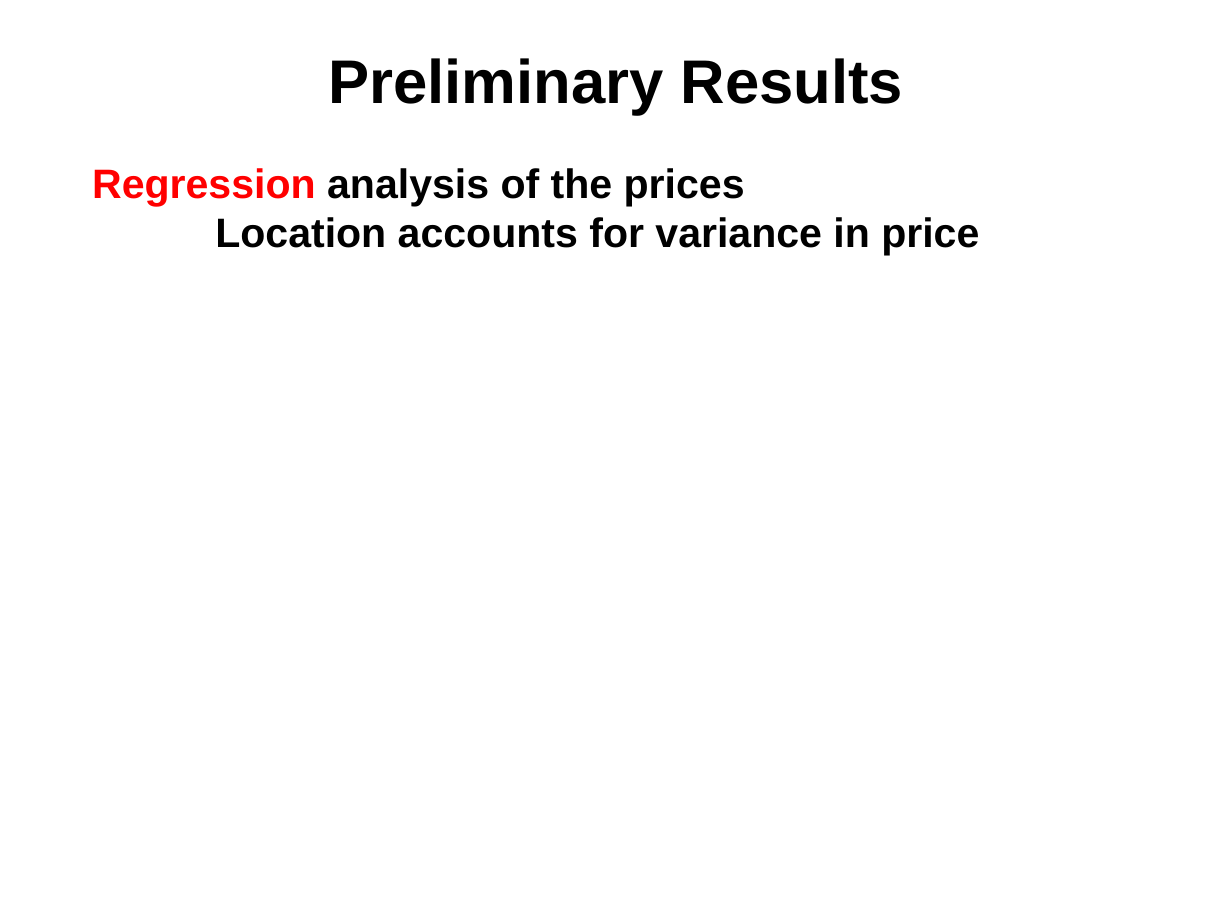
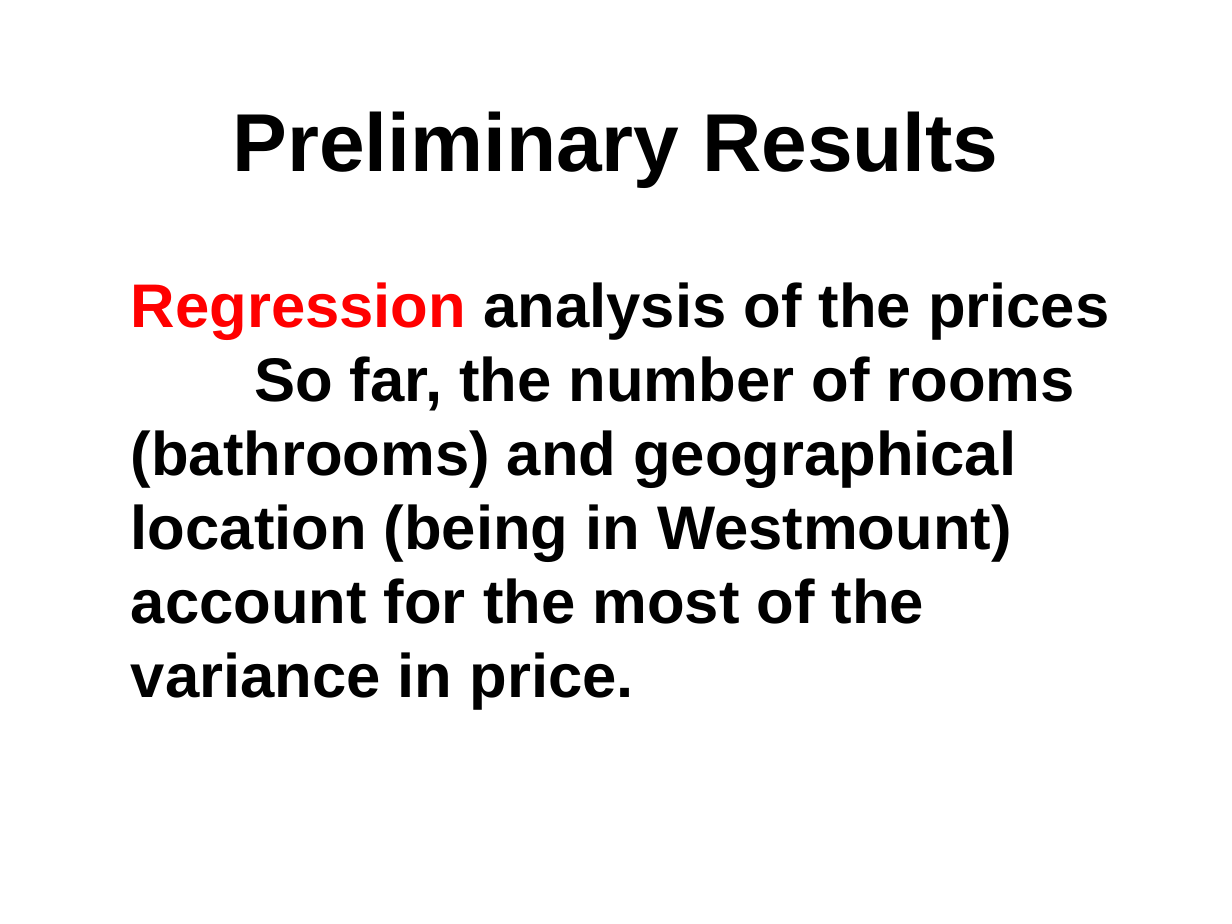
Before and after one commit to npow/centris, a slide deck: slide 6 of presentation/DaveNissanEmil2014MachineLearning.pptx (slide 5 before the commit). Drawn at 1232x924 pixels with LibreOffice and Linux fonts; fonts in the diff are those of the drawing. Boxes give left, top, right and bottom in pixels: in the first picture for what was removed or moved away, otherwise in the second. Text is boxed around its words. In the diff, an @@ line names an element or a change of style, - is before the commit and + after.

```diff
--- a/presentation/DaveNissanEmil2014MachineLearning.pptx
+++ b/presentation/DaveNissanEmil2014MachineLearning.pptx
@@ text "Preliminary Results": place and size @@
-text "Preliminary Results" at (328, 58, 903, 114)
+text "Preliminary Results" at (233, 111, 998, 187)
@@ text "Preliminary Results" at (233, 111, 998, 187): size 36 to 48 pt @@
@@ text "Regression analysis of the prices": place and size @@
-text "Regression analysis of the prices" at (92, 168, 979, 256)
+text "Regression analysis of the prices" at (131, 282, 1109, 709)
@@ text at (131, 282, 1109, 339): size 24 to 36 pt in "Regression analysis of the prices" @@
@@ text at (131, 356, 1075, 709): text changed; size 24 to 36 pt @@
-Location accounts for variance in price
+So far, the number of rooms (bathrooms) and geographical location (being in Westmount) account for the most of the variance in price.
```
Also in this commit, not shown: 2 other slides changed, 1 other file.
